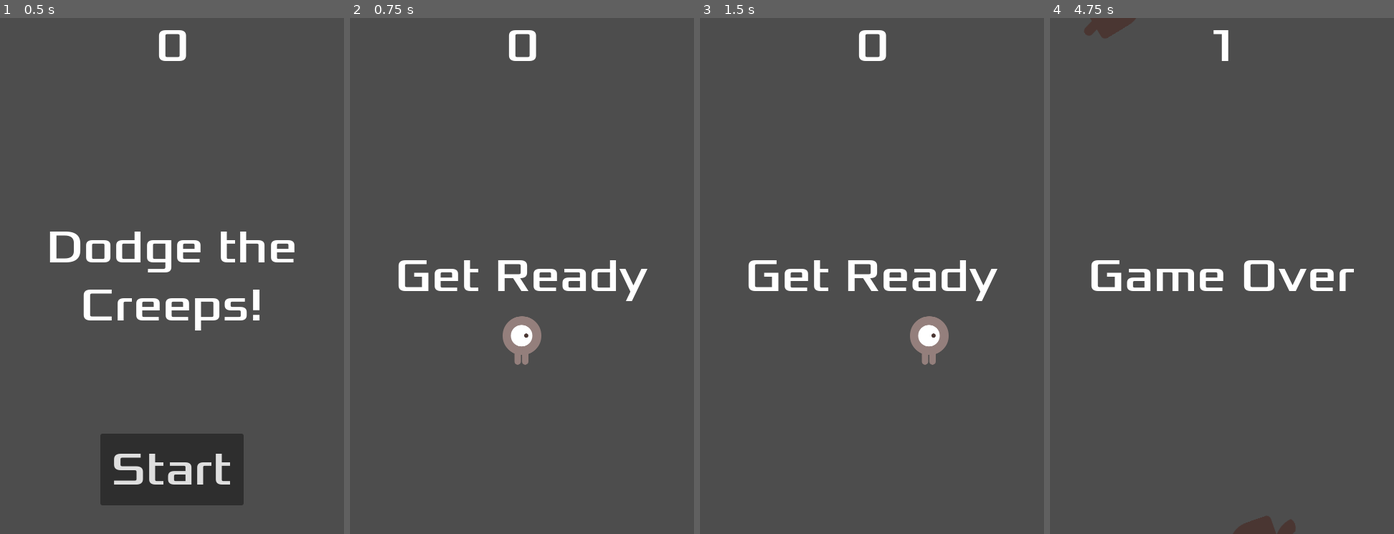
Above: before the commit, frames 1-4 (left to right).
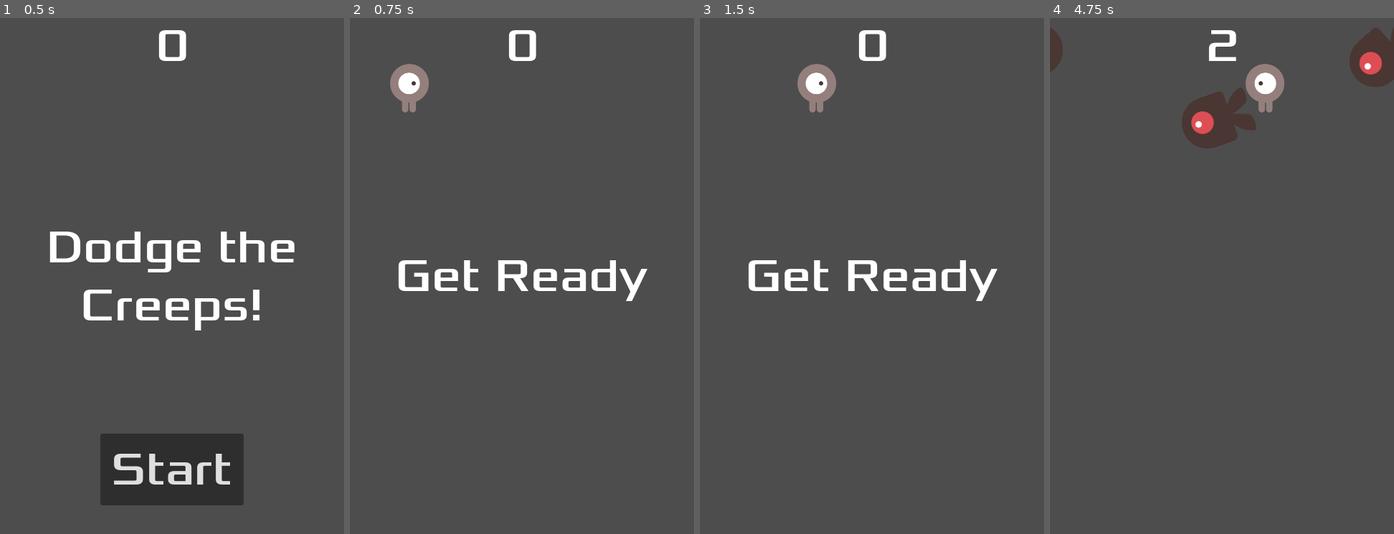
Above: after the commit, the same moments.

Repository: westerntoad/dodge-the-creeps
Game: Godot game, scene res://main.tscn
Same seed, same stepped clock (60 frames per second), same inputs: the game is played once before the commit and once after it.
Inputs:
- Up to frame 1 (0.5 s): no input
- Up to frame 2 (0.75 s): click "Start" at 0.5 s
- Up to frame 3 (1.5 s): tap Enter at 1.25 s; hold Right (move_right) from 1.28 s (still down)
- Up to frame 4 (4.75 s): release Right (move_right) at 2.03 s; hold Down (move_down) 2.03-2.78 s; hold Right (move_right) 2.78-3.53 s; hold Up (move_up) 3.53-4.28 s; hold Left (move_left) from 4.28 s (still down)

Frame 1 is identical in both runs. In frame 2, 1.5% of the frame differs, in the area x 11-56%, y 8-68%; in frame 3, 1.5%; in frame 4, 6.4%, in the area x 0-100%, y 0-100%.

Commit message:
test scene change

Diff:
--- a/main.tscn
+++ b/main.tscn
@@ -7,9 +7,9 @@
 
 [sub_resource type="Curve2D" id="Curve2D_at501"]
 _data = {
-"points": PackedVector2Array(0, 0, 0, 0, 0, 0, 0, 0, 0, 0, 480, 0, 0, 0, 0, 0, 480, 720, 0, 0, 0, 0, 0, 720, 0, 0, 0, 0, 0, 0)
+"points": PackedVector2Array(0, 0, 0, 0, 0, 0, 0, 0, 0, 0, -350.896, -615.904, 0, 0, 0, 0, 480, 0, 0, 0, 0, 0, 480, 720, 0, 0, 0, 0, -271.448, 373.012, 0, 0, 0, 0, 0, 0)
 }
-point_count = 5
+point_count = 6
 
 [node name="Main" type="Node"]
 script = ExtResource("1_80do6")
@@ -22,7 +22,7 @@
 wait_time = 0.5
 
 [node name="StartPosition" type="Marker2D" parent="."]
-position = Vector2(240, 450)
+position = Vector2(83, 98)
 
 [node name="ScoreTimer" type="Timer" parent="."]
 
@@ -31,9 +31,12 @@
 one_shot = true
 
 [node name="MobPath" type="Path2D" parent="."]
+position = Vector2(216.809, 137.442)
+scale = Vector2(0.119148, 0.0299423)
 curve = SubResource("Curve2D_at501")
 
 [node name="MobSpawnLocation" type="PathFollow2D" parent="MobPath"]
+rotation = -2.08866
 
 [node name="HUD" parent="." instance=ExtResource("4_58kip")]
 
--- a/player.gd
+++ b/player.gd
@@ -46,7 +46,7 @@
 		$AnimatedSprite2D.animation = "up"
 		$AnimatedSprite2D.flip_v = velocity.y > 0
 
-func _on_body_entered(body):
+func _on_body_entered():
 	hide() # Player disappears after being hit.
 	hit.emit()
 	# Must be deferred as we can't change physics properties on a physics callback.
